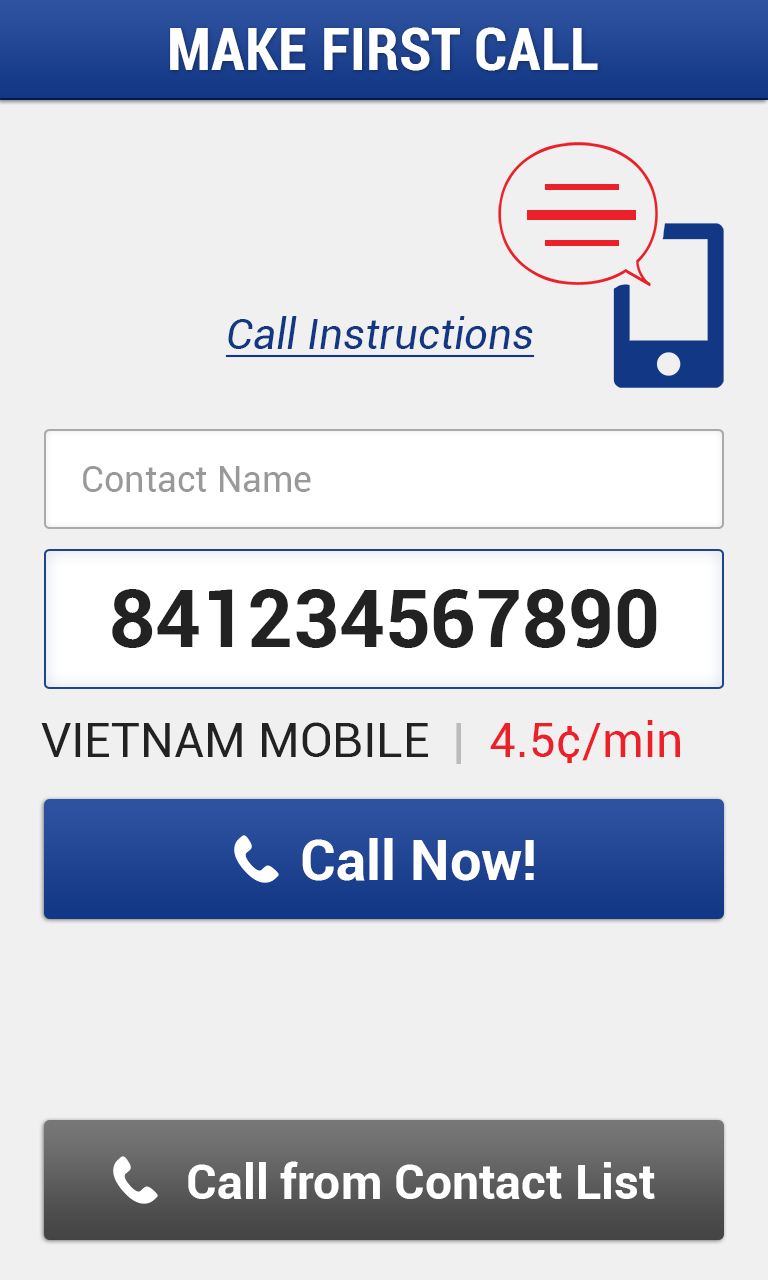
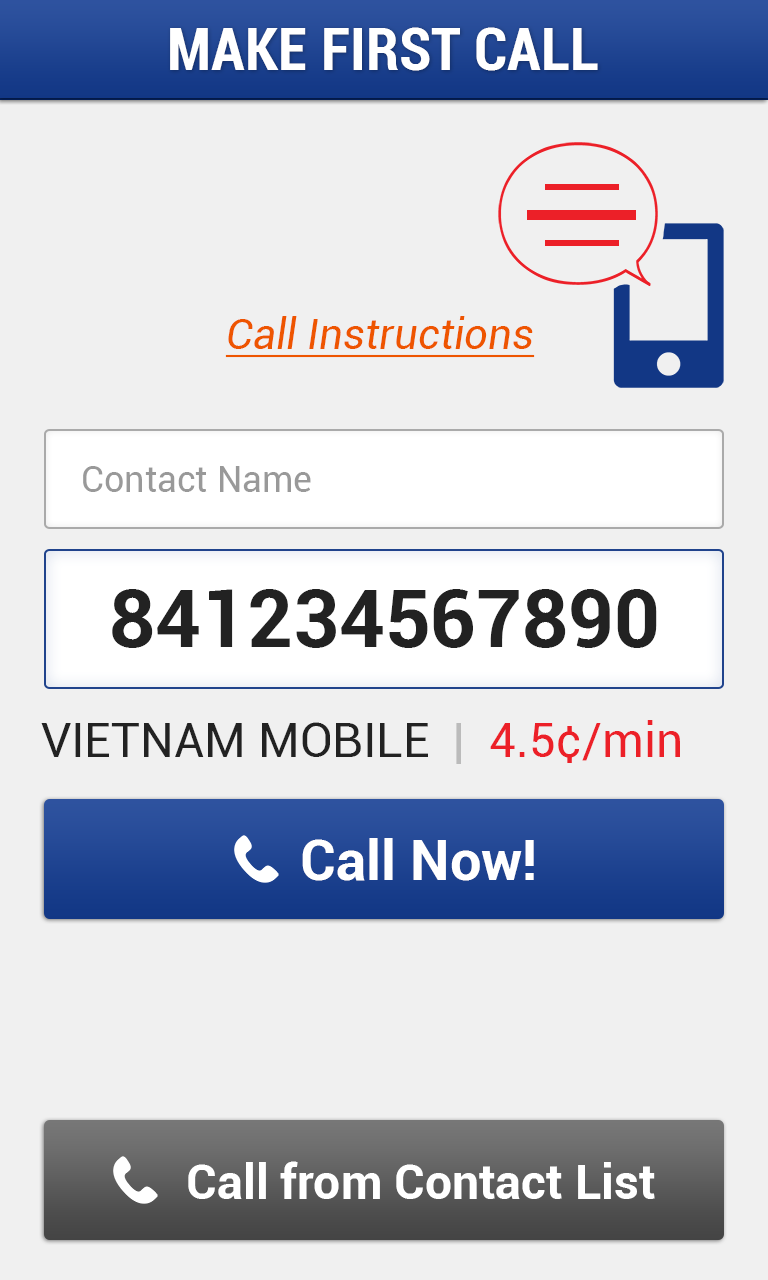
Comparing the layer stacks of the two (768, 1280) images. Changes:
painted on "Call Instructions" over 225, 316, 535, 358
